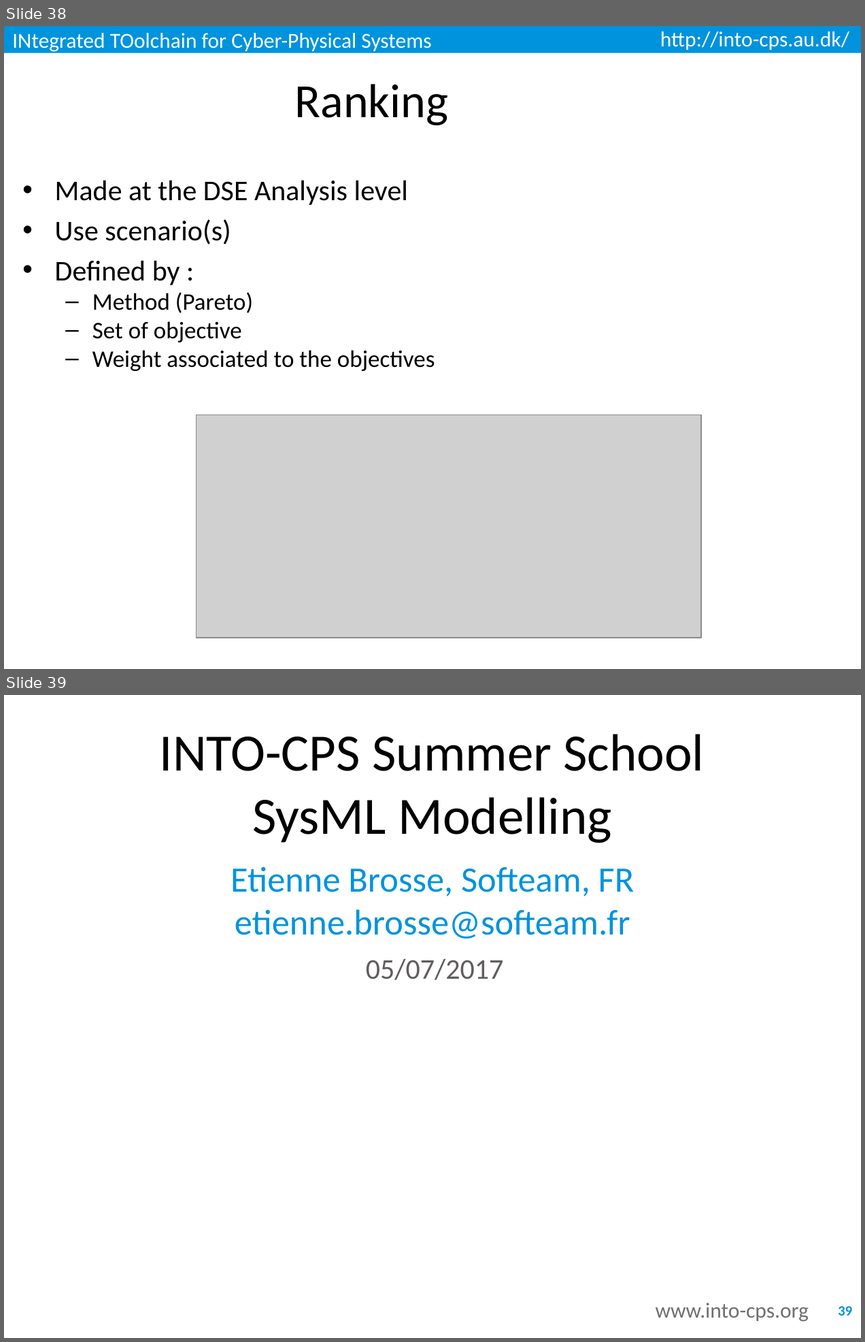
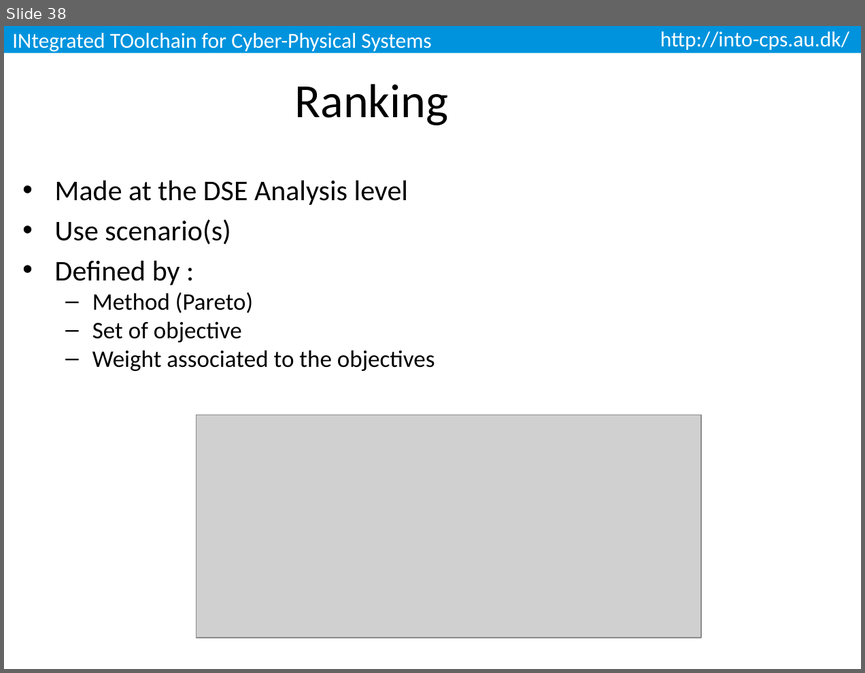
Before and after one commit to INTO-CPS-Association/training, a slide deck: slides/INTOCPS-SysML.pptx. Shown one above the other, each under a label of ours: slides 38 and 39 before the commit, slide 38 after it. The pictures are 865x1342 and 865x673 pixels, drawn with LibreOffice and Linux fonts; fonts in the diff are those of the drawing; grey boxes stand for pictures; background and template pictures are left out. Boxes give left, top, right and bottom in pixels: in the first picture for what was removed or moved away, otherwise in the second. Text is boxed around its words. In the diff, an @@ line names an element or a change of style, - is before the commit and + after.

```diff
--- a/slides/INTOCPS-SysML.pptx
+++ b/slides/INTOCPS-SysML.pptx
@@ slide 39 removed at <box>4,695,861,1338</box>, background #FFFFFF @@
@@ title removed at <box>160,734,704,843</box> @@
-INTO-CPS Summer School
-SysML Modelling
@@ subtitle removed at <box>230,866,634,938</box> @@
-Etienne Brosse, Softeam, FR
-etienne.brosse@softeam.fr
@@ text removed at <box>366,959,504,980</box> @@
-05/07/2017
@@ text removed at <box>655,1302,808,1321</box> @@
-www.into-cps.org
@@ page number removed at <box>838,1306,852,1315</box> @@
-39
```
Also in this commit, not shown: 1 slide changed.
